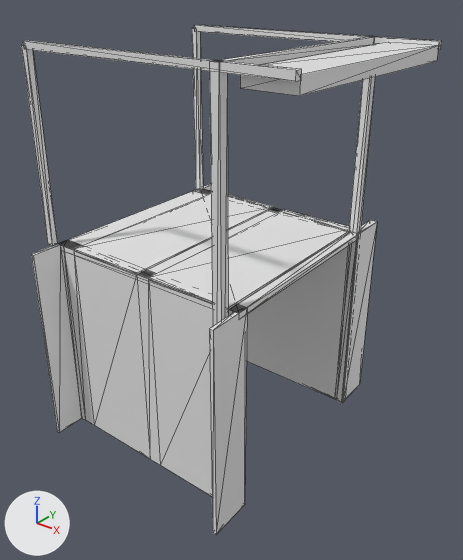
An edit to the glTF model models/nieuwe-pekela/nieuwe-pekela-brug-66fff6a1/nieuwe-pekela-brug-66fff6a1.glb, drawn before and after from the same camera.
Before and after are seen from a 50 mm camera at (53.8, -63.7, 52.7) aimed at (4.1, -1.5, 14.2). Arrows for +X, +Y and +Z are at lower left; the lights stay in place. The first picture is the older version. Mesh edges are drawn as thin lines.

Objects in the first picture: 'building:balans', 'building:balans 2', 'building:contragewicht', 'building:hamei', 'building:hamei 2', 'building:hangstang', 'building:hangstang 2', 'building:portaal', 'road:dek', 'road:landhoofd', 'road:landhoofd 2', 'road:rijbaan autoweg', 'road:rijbaan autoweg 2'.
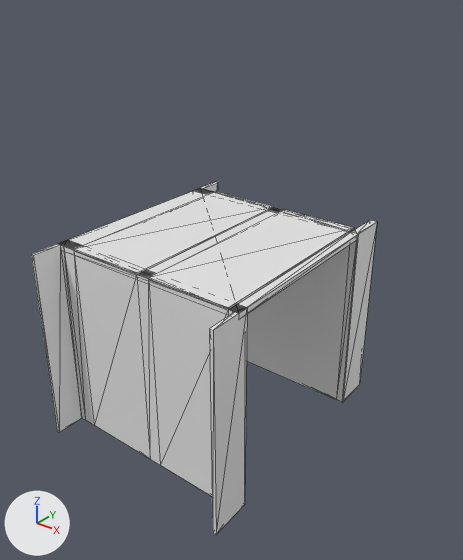
What differs and where, as boxes [x1, y1, x2, y2] in the pictures (463 x 560 px):
'building:contragewicht', deleted: before [240, 42, 438, 96]
'building:hamei 2', deleted: before [209, 60, 228, 326]
'building:balans 2', deleted: before [23, 41, 302, 81]
'building:hangstang 2', deleted: before [21, 45, 57, 246]
'building:hamei', deleted: before [349, 36, 377, 233]
'building:balans', deleted: before [194, 25, 442, 50]
'building:portaal', deleted: before [218, 37, 373, 65]
'building:hangstang', deleted: before [192, 28, 203, 191]

The change, as a list of edits to the scene's bpy script:
```text
Remove ob_building_hamei:
    ob_building_hamei = bpy.data.objects.new('building:hamei', me_hamei)
    ob_building_hamei.location = (0.0, 0.0, 0.0)
Remove ob_building_hamei_2:
    ob_building_hamei_2 = bpy.data.objects.new('building:hamei 2', me_hamei_2)
    ob_building_hamei_2.location = (0.0, 0.0, 0.0)
Remove ob_building_portaal:
    ob_building_portaal = bpy.data.objects.new('building:portaal', me_portaal)
    ob_building_portaal.location = (0.0, 0.0, 0.0)
Remove ob_building_balans:
    ob_building_balans = bpy.data.objects.new('building:balans', me_balans)
    ob_building_balans.location = (0.0, 0.0, 0.0)
Remove ob_building_hangstang:
    ob_building_hangstang = bpy.data.objects.new('building:hangstang', me_hangstang)
    ob_building_hangstang.location = (0.0, 0.0, 0.0)
Remove ob_building_balans_2:
    ob_building_balans_2 = bpy.data.objects.new('building:balans 2', me_balans_2)
    ob_building_balans_2.location = (0.0, 0.0, 0.0)
Remove ob_building_hangstang_2:
    ob_building_hangstang_2 = bpy.data.objects.new('building:hangstang 2', me_hangstang_2)
    ob_building_hangstang_2.location = (0.0, 0.0, 0.0)
Remove ob_building_contragewicht:
    ob_building_contragewicht = bpy.data.objects.new('building:contragewicht', me_contragewicht)
    ob_building_contragewicht.location = (0.0, 0.0, 0.0)
```
